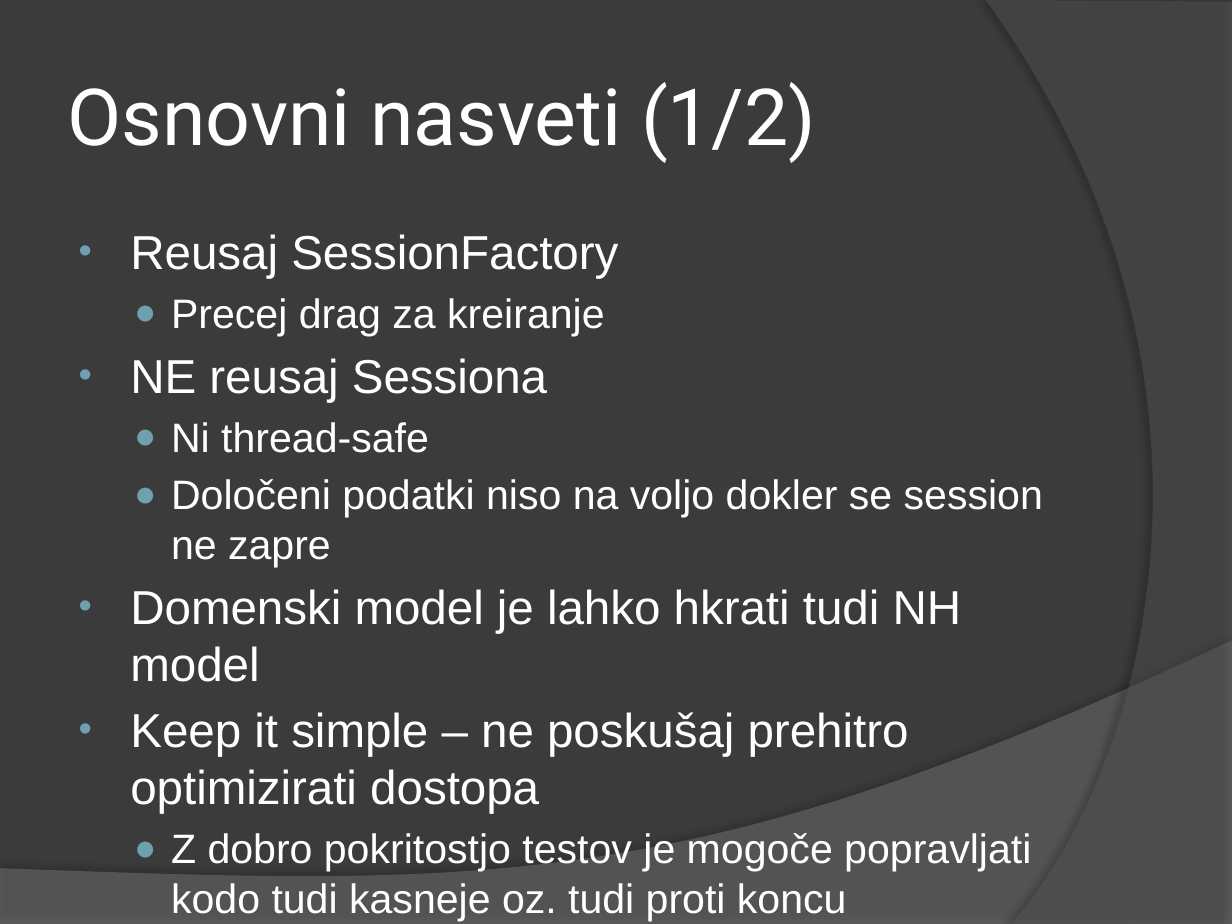
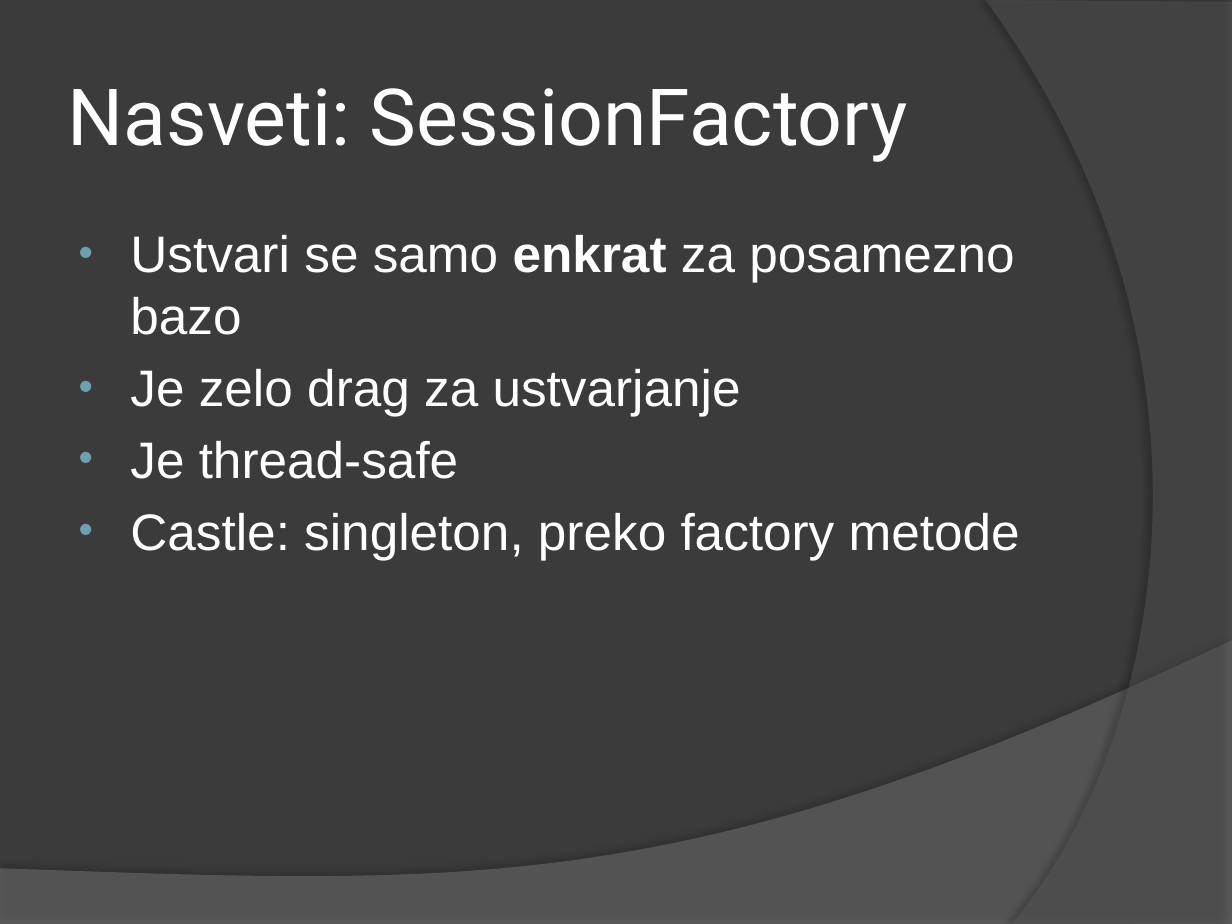
Before and after one commit to breki/Tutis, a slide deck: slide 7 of NHTutorial/docs/NH Presentation.pptx. Drawn at 1232x924 pixels with LibreOffice and Linux fonts; fonts in the diff are those of the drawing. Boxes give left, top, right and bottom in pixels: in the first picture for what was removed or moved away, otherwise in the second. Text is boxed around its words. In the diff, an @@ line names an element or a change of style, - is before the commit and + after.

```diff
--- a/NHTutorial/docs/NH Presentation.pptx
+++ b/NHTutorial/docs/NH Presentation.pptx
@@ title at [68,88,907,162]: text changed @@
-Osnovni nasveti (1/2)
+Nasveti: SessionFactory
@@ text at [130,235,1020,560]: text changed; size 24.1 to 30 pt @@
-• Reusaj SessionFactory
-  ● Precej drag za kreiranje
-• NE reusaj Sessiona
-  ● Ni thread-safe
-  ● Določeni podatki niso na voljo dokler se session ne zapre
-• Domenski model je lahko hkrati tudi NH model
-• Keep it simple – ne poskušaj prehitro optimizirati dostopa
-  ● Z dobro pokritostjo testov je mogoče popravljati kodo tudi kasneje oz. tudi proti koncu
+• Ustvari se samo enkrat za posamezno bazo
+• Je zelo drag za ustvarjanje
+• Je thread-safe
+• Castle: singleton, preko factory metode
```
Also in this commit, not shown: 2 other slides changed, 2 slides added, 16 other files.
